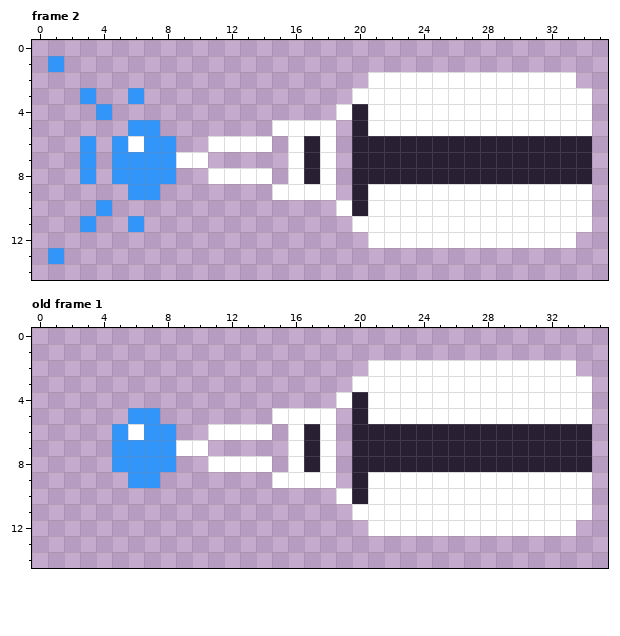
Edited in one commit: pixel-art file (Ray/raygun.ase). Above is the file before it was changed.
36x15 pixels, 2 frames. Shown: frame 2, old frame 1.
After the commit:
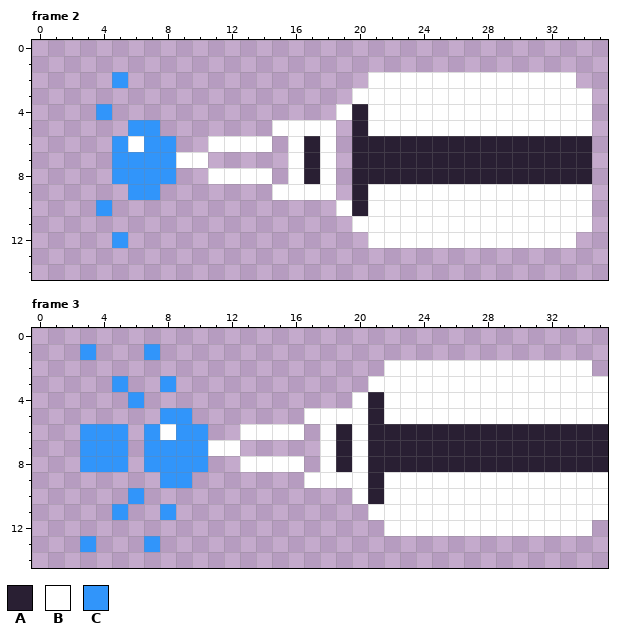
Palette (. is transparent): A #291f33  B #ffffff  C #3195fa
A new or re-ordered frame is compared with the old frame closest to it.
Edits made:
frames 2 -> 3
Frame 2:
y 1: x 1 C -> .
y 2: x 5 . -> C
y 3: x 3 C -> .; x 6 C -> .
y 6..8: x 3 C -> .
y 11: x 3 C -> .; x 6 C -> .
y 12: x 5 . -> C
y 13: x 1 C -> .
Frame 3 is new; against old frame 1:
y 1: x 3 . -> C; x 7 . -> C
y 2: x 21 B -> .; x 34 . -> B
y 3: x 5 . -> C; x 8 . -> C; x 20 B -> .; x 35 . -> B
y 4: x 6 . -> C; x 19..21 BAB -> .BA; x 35 . -> B
y 5: x 6..9 CC.. -> ..CC; x 15..16 BB -> ..; x 19..21 .AB -> BBA; x 35 . -> B
y 6: x 3..4 .. -> CC; x 6 B -> .; x 8..12 C..BB -> BCC..; x 15 . -> B; x 17 A -> .; x 19..20 .A -> AB; x 35 . -> A
y 7: x 3..4 .. -> CC; x 6 C -> .; x 9..12 BB.. -> CCBB; x 16..17 BA -> ..; x 19..20 .A -> AB; x 35 . -> A
y 8: x 3..4 .. -> CC; x 6 C -> .; x 9..12 ..BB -> CC..; x 15 . -> B; x 17 A -> .; x 19..20 .A -> AB; x 35 . -> A
y 9: x 6..9 CC.. -> ..CC; x 15..16 BB -> ..; x 19..21 .AB -> BBA; x 35 . -> B
y 10: x 6 . -> C; x 19..21 BAB -> .BA; x 35 . -> B
y 11: x 5 . -> C; x 8 . -> C; x 20 B -> .; x 35 . -> B
y 12: x 21 B -> .; x 34 . -> B
y 13: x 3 . -> C; x 7 . -> C
Pixel boxes of the changes (left, top, right, bottom) in both pictures:
changed: (48, 56, 144, 264)
changed: (80, 344, 384, 552)
added: (576, 360, 608, 536)
